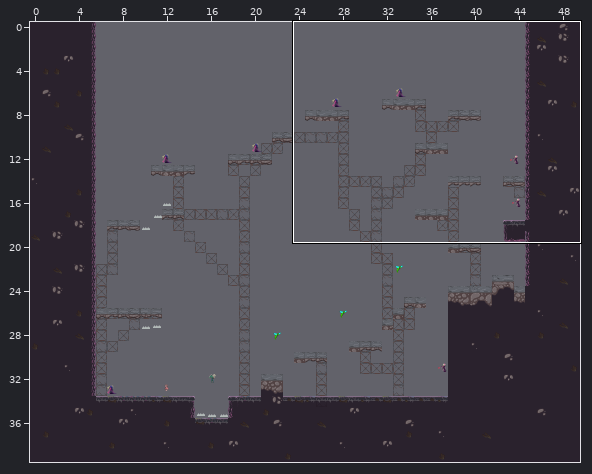
A Tiled map (JSON) gets an edit: Eudaemon/assets/levels/level3.json. The picture above shows the old version from afar; the outline marks the close-up.
Close-up. First the earlier version:
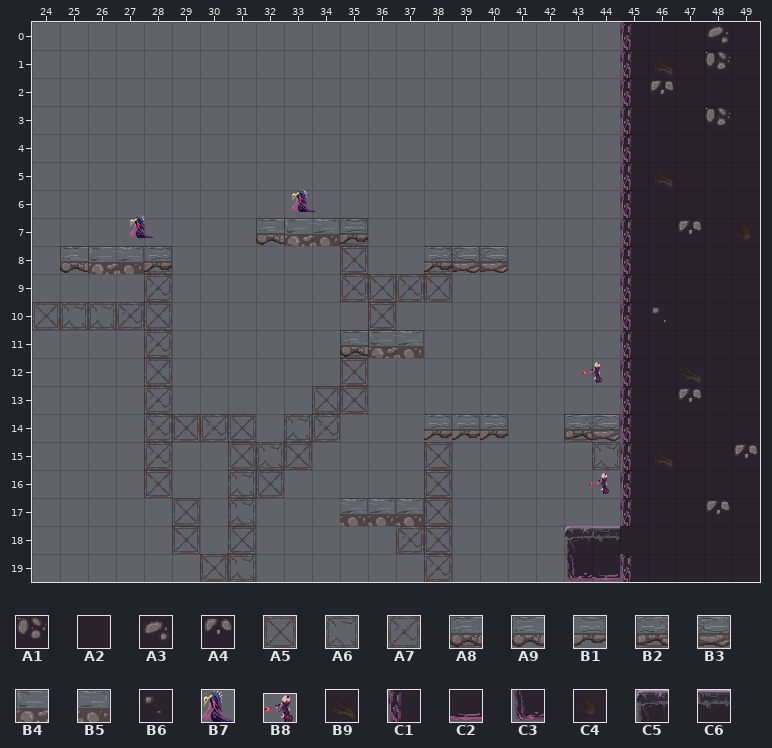
Cells are 32x32 px. Shown: x 24..49, y 0..19. The commit also changed other parts of the map, which this record leaves out.
Key: from "Eudaemon Tilleset": A1 10 "DeepDirt1x1A", A2 11 "DeepDirt1x1B", A3 12 "DeepDirt1x1C", A4 16 "DirtDeepDirt1x1D", A5 19 "Scaffolding1x1A", A6 20 "Scaffolding1x1B", A7 21 "Scaffolding1x1C", A8 22 "Scaffolding1x1D", A9 25 "ConcreteNoBottom2x1_1A", B1 26 "ConcreteNoBottom2x1_2A", B2 27 "ConcreteNoBottom2x1_1B", B3 28 "ConcreteNoBottom2x1_2B", B4 31 "ConcreteDirtBottom2x2_1A", B5 32 "ConcreteDirtBottom2x2_2A", B6 53 "DeepDirt1x1D", B7 83 "goombaTracking", B8 85 "projectile", B9 89 "CorruptedDirtC", C1 92 "CorruptedLeftA", C2 99 "CorruptedBottomA", C3 102 "CorruptedBottomLeftA", C4 105 "CorruptedDirtB", C5 118 "CorruptedEndLeftA", C6 122 "CorruptedTopA".
__ is an empty cell.
Objects are placed by their top-left corner, in cells (3,4 is the top-left corner of cell 3,4); size is 1x1 cell unless given.
Layer "TileLayerBG" before, first column x 24:
 5 __ __ __ __ __ __ __ __ __ __ __ __ __ __ __ __ __ __ __ __ __ __ __ __ __ __
 6 __ __ __ __ __ __ __ __ __ __ __ __ __ __ __ __ __ __ __ __ __ __ __ __ __ __
 7 __ __ __ __ __ __ __ __ __ __ __ A8 __ __ __ __ __ __ __ __ __ __ __ __ __ __
 8 __ __ __ __ A8 __ __ __ __ __ __ A5 __ __ A8 __ __ __ __ __ __ __ __ __ __ __
 9 __ __ __ __ A7 __ __ __ __ __ __ A7 A5 A7 A5 __ __ __ __ __ __ __ __ __ __ __
10 A8 A6 A6 A7 A8 __ __ __ __ __ __ __ A5 __ __ __ __ __ __ __ __ __ __ __ __ __
11 __ __ __ __ A7 __ __ __ __ __ __ A8 A8 __ __ __ __ __ __ __ __ __ __ __ __ __
12 __ __ __ __ A8 __ __ __ __ __ __ A5 __ __ __ __ __ __ __ __ __ __ __ __ __ __
13 __ __ __ __ A7 __ __ __ __ __ A8 A5 __ __ __ __ __ __ __ __ __ __ __ __ __ __
14 __ __ __ __ A7 A5 A7 A8 __ A6 A7 __ __ __ __ __ __ __ __ A5 __ __ __ __ __ __
15 __ __ __ __ A7 __ __ A8 A6 A5 __ __ __ __ A5 __ __ __ __ __ A6 __ __ __ __ __
16 __ __ __ __ A5 __ __ A6 A8 __ __ __ __ __ A5 __ __ __ __ __ __ __ __ __ __ __
17 __ __ __ __ __ A8 __ A6 __ __ __ __ __ __ A5 __ __ __ __ __ __ __ __ __ __ __
18 __ __ __ __ __ A5 __ A8 __ __ __ __ __ A7 A5 __ __ __ __ __ __ __ __ __ __ __
19 __ __ __ __ __ __ A5 A6 __ __ __ __ __ __ A7 __ __ __ __ __ __ __ __ __ __ __
Layer "TileLayerFG" before, first column x 24:
 0 __ __ __ __ __ __ __ __ __ __ __ __ __ __ __ __ __ __ __ __ __ C1 A2 A2 A3 A2
 1 __ __ __ __ __ __ __ __ __ __ __ __ __ __ __ __ __ __ __ __ __ C1 B9 A2 A1 A2
 2 __ __ __ __ __ __ __ __ __ __ __ __ __ __ __ __ __ __ __ __ __ C1 A4 A2 A2 A2
 3 __ __ __ __ __ __ __ __ __ __ __ __ __ __ __ __ __ __ __ __ __ C1 A2 A2 A1 A2
 4 __ __ __ __ __ __ __ __ __ __ __ __ __ __ __ __ __ __ __ __ __ C1 A2 A2 A2 A2
 5 __ __ __ __ __ __ __ __ __ __ __ __ __ __ __ __ __ __ __ __ __ C1 B9 A2 A2 A2
 6 __ __ __ __ __ __ __ __ __ __ __ __ __ __ __ __ __ __ __ __ __ C1 A2 A2 A2 A2
 7 __ __ __ __ __ __ __ __ A9 B4 B5 B1 __ __ __ __ __ __ __ __ __ C1 A2 A4 A2 C4
 8 __ A9 B4 B5 B1 __ __ __ __ __ __ __ __ __ B1 B3 B3 __ __ __ __ C1 A2 A2 A2 A2
 9 __ __ __ __ __ __ __ __ __ __ __ __ __ __ __ __ __ __ __ __ __ C1 A2 A2 A2 A2
10 __ __ __ __ __ __ __ __ __ __ __ __ __ __ __ __ __ __ __ __ __ C1 B6 A2 A2 A2
11 __ __ __ __ __ __ __ __ __ __ __ A9 B4 B5 __ __ __ __ __ __ __ C1 A2 A2 A2 A2
12 __ __ __ __ __ __ __ __ __ __ __ __ __ __ __ __ __ __ __ __ __ C1 A2 B9 A2 A2
13 __ __ __ __ __ __ __ __ __ __ __ __ __ __ __ __ __ __ __ __ __ C1 A2 A4 A2 A2
14 __ __ __ __ __ __ __ __ __ __ __ __ __ __ B1 B1 B1 __ __ B2 B3 C1 A2 A2 A2 A2
15 __ __ __ __ __ __ __ __ __ __ __ __ __ __ __ __ __ __ __ __ __ C1 B9 A2 A2 A4
16 __ __ __ __ __ __ __ __ __ __ __ __ __ __ __ __ __ __ __ __ __ C1 A2 A2 A2 A2
17 __ __ __ __ __ __ __ __ __ __ __ B5 B5 B5 __ __ __ __ __ __ __ C1 A2 A2 A4 A2
18 __ __ __ __ __ __ __ __ __ __ __ __ __ __ __ __ __ __ __ C5 C6 A2 A2 A2 A2 A2
19 __ __ __ __ __ __ __ __ __ __ __ __ __ __ __ __ __ __ __ C3 C2 C1 A2 A2 A2 A2
Objects on layer "ObjectLayer" before:
B7 "Goomba" at 33.2,6 size 0.9x0.8
B7 "Goomba" at 27.5,6.9 size 0.9x0.8
B8 "Projectile" at 43.6,12.1 size 0.8x0.8
B8 "Projectile" at 43.9,16.1 size 0.8x0.8
The result:
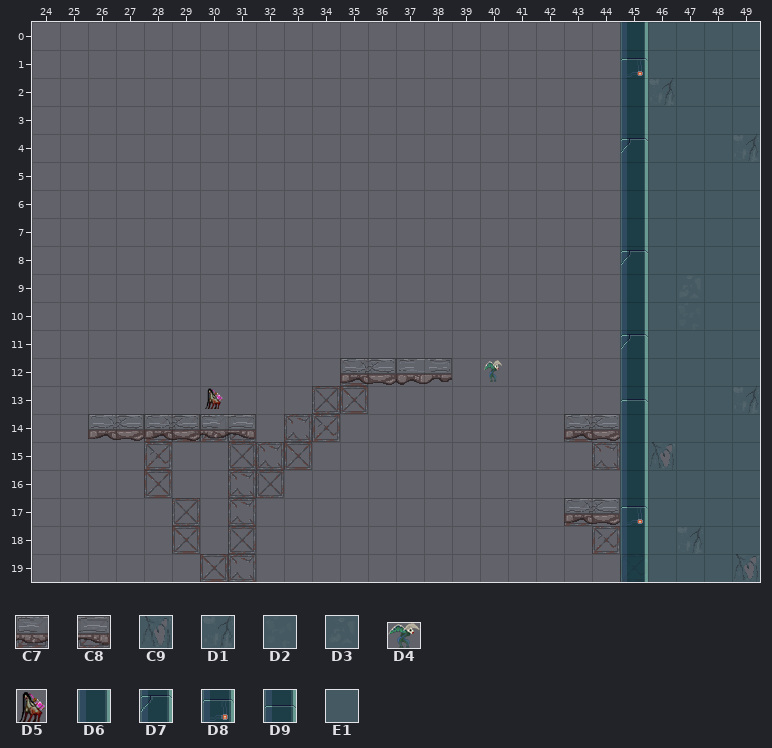
Further tiles: from "Eudaemon Tilleset": C7 29 "ConcreteNoBottom2x1_1C", C8 30 "ConcreteNoBottom2x1_2C", C9 55 "BGConcreteA", D1 56 "BGConcreteB", D2 57 "BGConcreteC", D3 58 "BGConcreteD", D4 80 "flyGuardian", D5 84 "goombaTrackingGreater", D6 148 "MetalPlatformDVert", D7 153 "MetalPlatformAVert", D8 154 "MetalPlatformBVert", D9 155 "MetalPlatformCVert", E1 156 "MetalWallBGA".
See-through tiles are keyed as they look on the map.
The exact change:
Changed rows in their new state; .. is an unchanged cell.
Layer "TileLayerBG2":
first column x 45:
 0 E1 E1 E1 E1 E1
 1 E1 E1 E1 E1 E1
 2 E1 D1 E1 E1 E1
 3 E1 E1 E1 E1 E1
 4 E1 E1 E1 E1 D1
 5 E1 E1 E1 E1 E1
 6 E1 E1 E1 E1 E1
 7 E1 E1 E1 E1 E1
 8 E1 E1 E1 E1 E1
 9 E1 E1 D3 E1 E1
10 E1 E1 D2 E1 E1
11 E1 E1 E1 E1 E1
12 E1 E1 E1 E1 E1
13 E1 E1 E1 E1 D1
14 E1 E1 E1 E1 E1
15 E1 C9 E1 E1 E1
16 E1 E1 E1 E1 E1
17 E1 E1 E1 E1 E1
18 E1 E1 D1 E1 E1
19 E1 E1 E1 E1 C9
Layer "TileLayerBG":
first column x 24:
 7 .. .. .. .. .. .. .. .. .. .. .. __ .. .. .. .. .. .. .. .. .. ..
 8 .. .. .. .. __ .. .. .. .. .. .. __ .. .. __ .. .. .. .. .. .. ..
 9 .. .. .. .. __ .. .. .. .. .. .. __ __ __ __ .. .. .. .. .. .. ..
10 __ __ __ __ __ .. .. .. .. .. .. .. __ .. .. .. .. .. .. .. .. ..
11 .. .. .. .. __ .. .. .. .. .. .. __ __ .. .. .. .. .. .. .. .. ..
12 .. .. .. .. __ .. .. .. .. .. .. .. .. .. .. .. .. .. .. .. .. ..
13 .. .. .. .. __ .. .. .. .. .. .. .. .. .. .. .. .. .. .. .. .. ..
15 .. .. .. .. .. .. .. .. .. .. .. .. .. .. __ .. .. .. .. .. .. ..
16 .. .. .. .. .. .. .. .. .. .. .. .. .. .. __ .. .. .. .. .. .. ..
17 .. .. .. .. .. .. .. .. .. .. .. .. .. .. __ .. .. .. .. A7 .. ..
18 .. .. .. .. .. .. .. .. .. .. .. .. .. __ __ .. .. .. .. .. A7 ..
19 .. .. .. .. .. .. .. .. .. .. .. .. .. .. __ .. .. .. .. .. .. A7
Layer "TileLayerFG":
first column x 25:
 0 .. .. .. .. .. .. .. .. .. .. .. .. .. .. .. .. .. .. .. .. D6 __ __ __ __
 1 .. .. .. .. .. .. .. .. .. .. .. .. .. .. .. .. .. .. .. .. D8 __ __ __ __
 2 .. .. .. .. .. .. .. .. .. .. .. .. .. .. .. .. .. .. .. .. D6 __ __ __ __
 3 .. .. .. .. .. .. .. .. .. .. .. .. .. .. .. .. .. .. .. .. D6 __ __ __ __
 4 .. .. .. .. .. .. .. .. .. .. .. .. .. .. .. .. .. .. .. .. D7 __ __ __ __
 5 .. .. .. .. .. .. .. .. .. .. .. .. .. .. .. .. .. .. .. .. D6 __ __ __ __
 6 .. .. .. .. .. .. .. .. .. .. .. .. .. .. .. .. .. .. .. .. D6 __ __ __ __
 7 .. .. .. .. .. .. .. __ __ __ __ .. .. .. .. .. .. .. .. .. D6 __ __ __ __
 8 __ __ __ __ .. .. .. .. .. .. .. .. .. __ __ __ .. .. .. .. D7 __ __ __ __
 9 .. .. .. .. .. .. .. .. .. .. .. .. .. .. .. .. .. .. .. .. D6 __ __ __ __
10 .. .. .. .. .. .. .. .. .. .. .. .. .. .. .. .. .. .. .. .. D6 __ __ __ __
11 .. .. .. .. .. .. .. .. .. .. __ __ __ .. .. .. .. .. .. .. D7 __ __ __ __
12 .. .. .. .. .. .. .. .. .. .. B2 B3 A9 B1 .. .. .. .. .. .. D6 __ __ __ __
13 .. .. .. .. .. .. .. .. .. .. .. .. .. .. .. .. .. .. .. .. D9 __ __ __ __
14 .. B2 B3 B2 B3 C7 C8 .. .. .. .. .. .. __ __ __ .. .. .. .. D6 __ __ __ __
15 .. .. .. .. .. .. .. .. .. .. .. .. .. .. .. .. .. .. .. .. D6 __ __ __ __
16 .. .. .. .. .. .. .. .. .. .. .. .. .. .. .. .. .. .. .. .. D6 __ __ __ __
17 .. .. .. .. .. .. .. .. .. .. __ __ __ .. .. .. .. .. B2 B3 D8 __ __ __ __
18 .. .. .. .. .. .. .. .. .. .. .. .. .. .. .. .. .. .. __ __ D6 __ __ __ __
19 .. .. .. .. .. .. .. .. .. .. .. .. .. .. .. .. .. .. __ __ D6 __ __ __ __
Layer "ObjectLayer":
added: D4 "FlyGuardian" at 40.1,12.1 size 0.6x0.8
added: D5 "Fast" at 30.1,13 size 0.7x0.8
removed: B7 "Goomba" at 33.2,6 size 0.9x0.8
removed: B7 "Goomba" at 27.5,6.9 size 0.9x0.8
removed: B8 "Projectile" at 43.6,12.1 size 0.8x0.8
removed: B8 "Projectile" at 43.9,16.1 size 0.8x0.8
Where, in picture pixels (left, top, right, bottom), the same in both close-ups:
changed: (564, 22, 760, 582)
removed: (291, 189, 316, 212)
removed: (129, 215, 154, 238)
changed: (256, 218, 508, 385)
changed: (32, 246, 256, 441)
removed: (340, 414, 508, 582)
